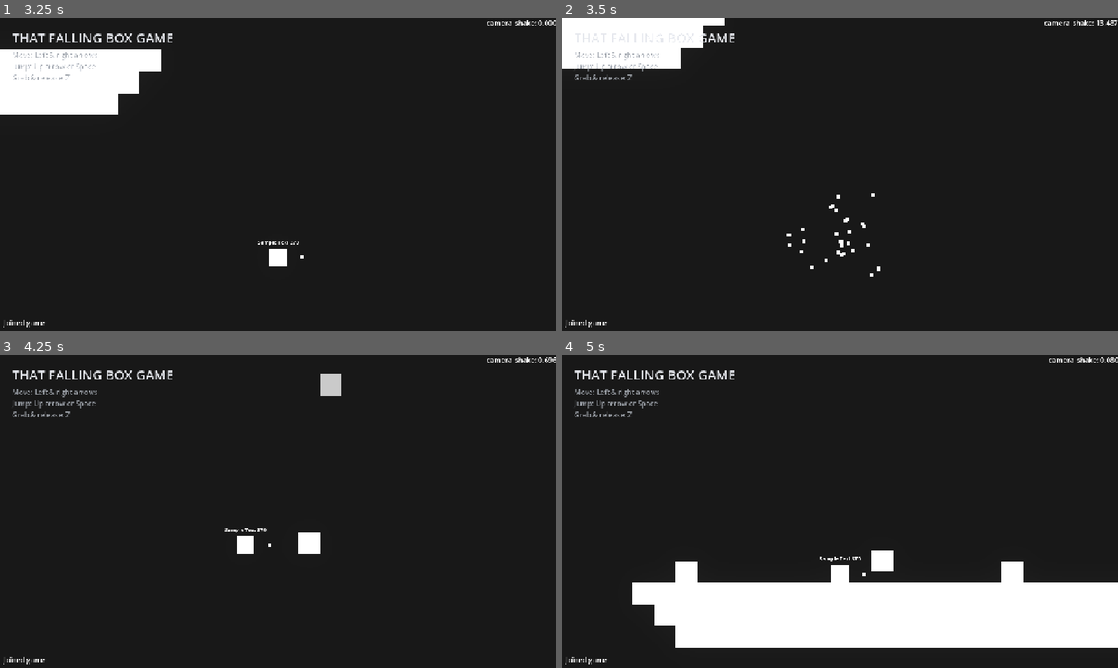
Above: before the commit, frames 1-4 (two rows, left to right).
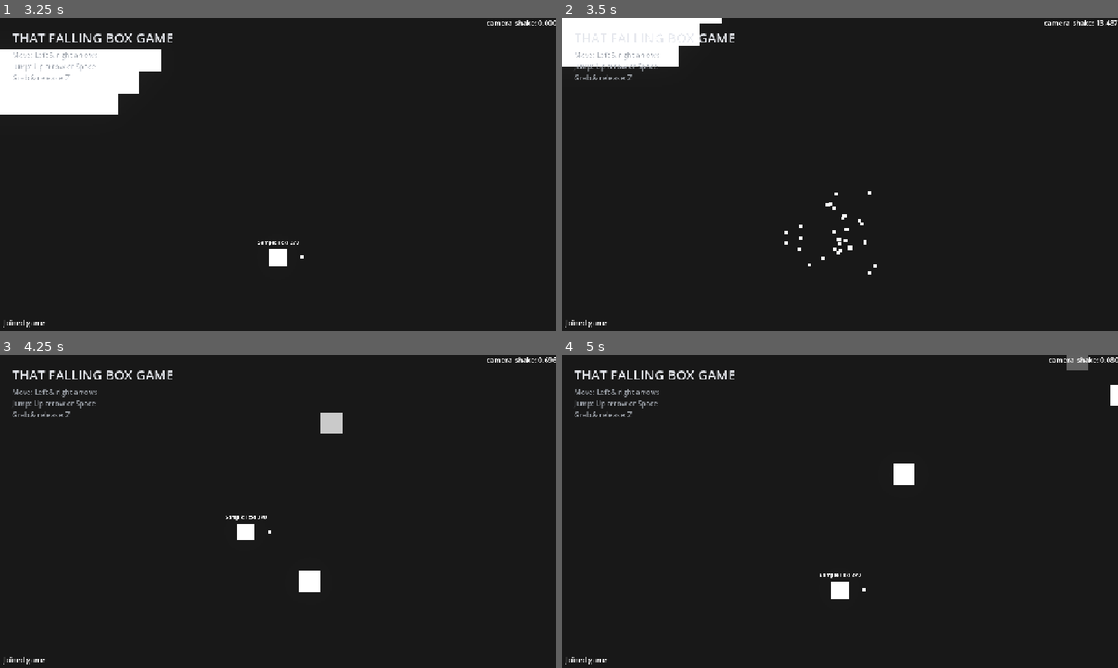
Above: after the commit, the same moments.

Repository: itsMapleLeaf/falling-box
Game: Godot game, scene res://src/main.tscn
Same seed, same stepped clock (60 frames per second), same inputs: the game is played once before the commit and once after it.
Inputs (mouse positions are in pixels of both pictures, inside the frame that each line leads up to):
- Up to frame 1 (3.25 s): click (222, 174) at 0.52 s; type "12" at 0.6 s; click (250, 190) at 0.75 s; type "12" at 0.83 s; click (316, 190) at 0.98 s; type "12" at 1.07 s; click "Host" at 1.25 s; tap Enter at 2 s; move the mouse to (400, 158) at 2.02 s; hold Right (move_right) 2.03-2.75 s; hold Up (jump) 2.03-2.75 s; click (400, 158) at 2.17 s; drag from (166, 190) to (294, 249) at 2.77 s
- Up to frame 2 (3.5 s): no input
- Up to frame 3 (4.25 s): move the mouse to (333, 442) at 3.52 s; hold Right (move_right) from 3.53 s (still down); hold Up (jump) from 3.53 s (still down); tap I at 3.6 s
- Up to frame 4 (5 s): release Right (move_right) at 4.25 s; release Up (jump) at 4.25 s; drag from (812, 574) to (673, 464) at 4.27 s

Frame 1 is identical in both runs. In frame 2, 0.6% of the frame differs, in the area x 0-58%, y 0-83%; in frame 3, 1.4%; in frame 4, 19%, in the area x 12-100%, y 0-94%.

Commit message:
improve input/authority logic

Diff:
--- a/src/online_game.gd
+++ b/src/online_game.gd
@@ -100,7 +100,7 @@
 func _create_spawned_player(data_dict: Dictionary):
 	var player := game.create_player()
 	var data: PlayerSpawnData = dict_to_inst(data_dict)
-	player.name = str(data.peer_id)
+	player.set_multiplayer_authority(data.peer_id)
 	players_by_peer_id[data.peer_id] = player
 	return player
 
--- a/src/player.gd
+++ b/src/player.gd
@@ -11,6 +11,8 @@
 @export var facing := 1
 @export var holding := false
 
+var movement := 0.0
+var jumps_requested := 0
 var jumps_remaining := MAX_JUMPS
 var respawn_rng := RandomNumberGenerator.new()
 var is_dead := false
@@ -32,11 +34,6 @@
 		respawn_timer.wait_time = value
 
 
-func _enter_tree() -> void:
-	if name.is_valid_int():
-		set_multiplayer_authority(name.to_int())
-
-
 func _ready() -> void:
 	active_collision_layer = collision_layer
 	active_collision_mask = collision_mask
@@ -49,6 +46,15 @@
 func _unhandled_input(event: InputEvent) -> void:
 	if not is_multiplayer_authority():
 		return
+
+	var direction := Input.get_axis("move_left", "move_right")
+
+	movement = direction
+	if not is_zero_approx(direction):
+		facing = 1 if direction > 0.0 else -1
+
+	if event.is_action_pressed("jump"):
+		jumps_requested += 1
 
 	if event.is_action_pressed("grab"):
 		grab()
@@ -76,14 +82,9 @@
 
 
 func _physics_process(delta: float) -> void:
-	var direction := Input.get_axis("move_left", "move_right")
-
-	if not is_zero_approx(direction):
-		facing = 1 if direction > 0.0 else -1
-
 	velocity.x = lerpf(
 		velocity.x,
-		direction * GameConfig.RUN_SPEED,
+		movement * GameConfig.RUN_SPEED,
 		GameConfig.MOVEMENT_STIFFNESS * delta,
 	)
 
@@ -92,9 +93,11 @@
 	else:
 		velocity.y = minf(velocity.y + GameConfig.PLAYER_GRAVITY * delta, GameConfig.MAX_FALL_SPEED)
 
-	if Input.is_action_just_pressed("jump") and jumps_remaining > 0:
-		velocity.y = GameConfig.JUMP_VELOCITY
-		jumps_remaining -= 1
+	while jumps_requested > 0:
+		jumps_requested -= 1
+		if jumps_remaining > 0:
+			velocity.y = GameConfig.JUMP_VELOCITY
+			jumps_remaining -= 1
 
 	move_and_slide()
 
